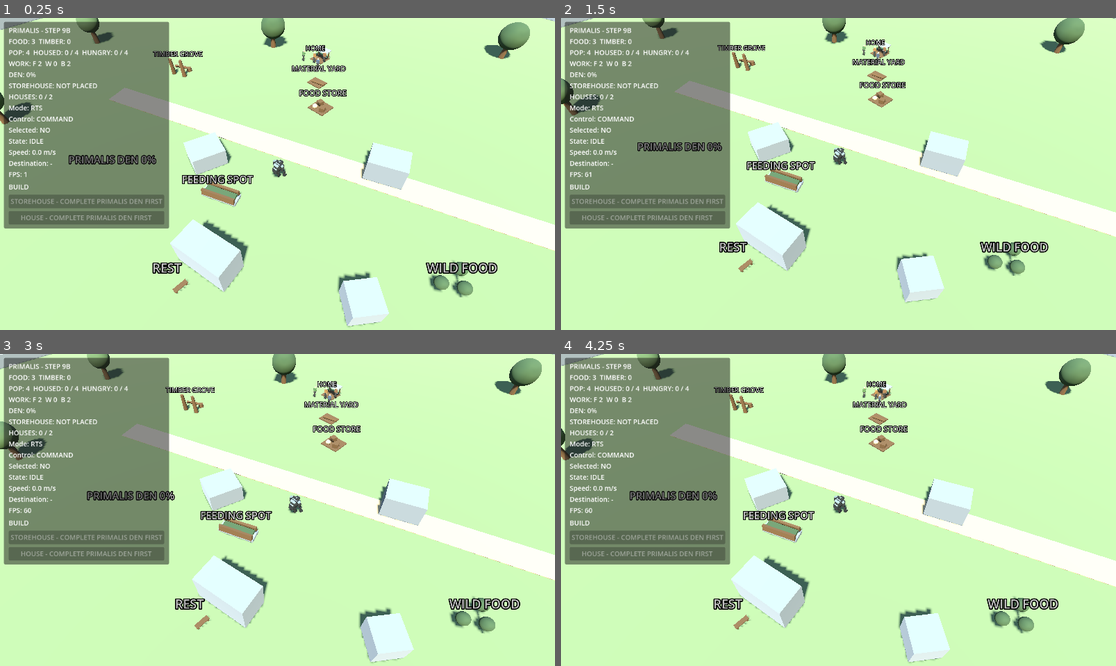
Above: before the commit, frames 1-4 (two rows, left to right).
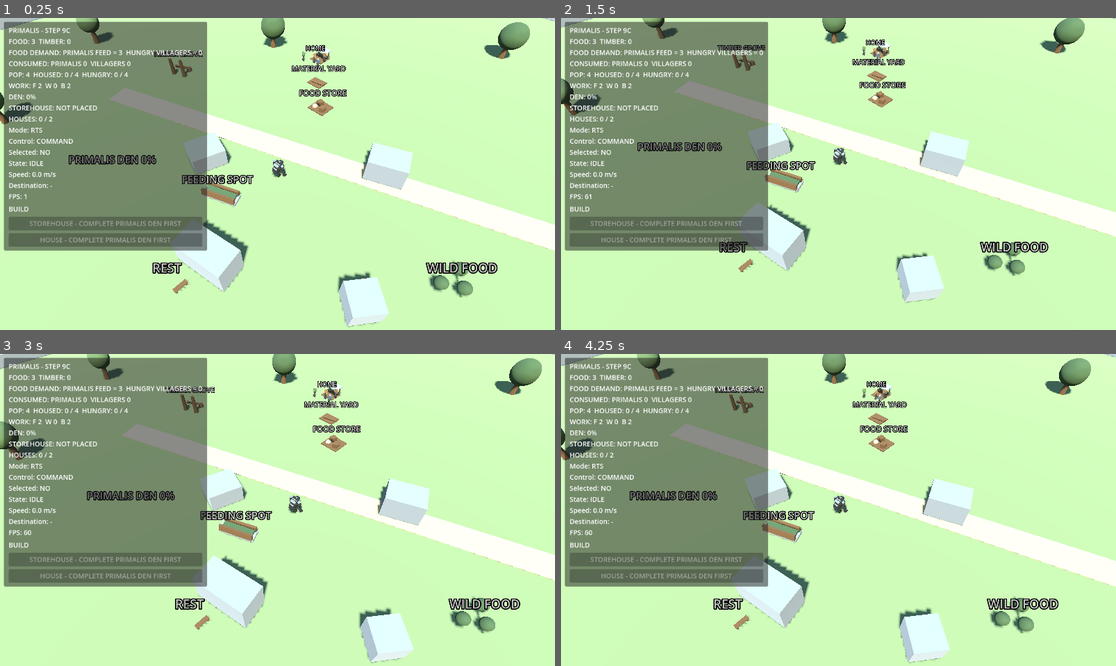
Above: after the commit, the same moments.

Repository: aitoolscian-cpu/primalis-v2
Game: Godot game, scene res://scenes/main.tscn
The game is run twice, just before and just after one commit, with the same random seed, the same clock (stepped at 60 frames per second) and the same inputs.
Inputs (mouse positions are in pixels of both pictures, inside the frame that each line leads up to):
- Up to frame 1 (0.25 s): no input
- Up to frame 2 (1.5 s): tap Enter at 0.5 s; move the mouse to (960, 158) at 0.52 s; hold R (build_rotate) 0.53-1.28 s; tap Space at 1.25 s; move the mouse to (727, 189) at 1.27 s; tap S (camera_backward) at 1.35 s
- Up to frame 3 (3 s): tap Enter at 2 s; move the mouse to (333, 441) at 2.02 s; tap W (camera_forward) at 2.1 s; tap Space at 2.75 s; move the mouse to (249, 572) at 2.77 s; tap A (camera_left) at 2.85 s
- Up to frame 4 (4.25 s): tap Enter at 3.5 s; move the mouse to (1005, 556) at 3.52 s; tap D (camera_right) at 3.6 s

The runs differ from the first frame. In frame 1, 11% of the frame differs, in the area x 0-38%, y 1-75%; in frame 2, 11%; in frame 3, 11%; in frame 4, 11%.

Commit message:
Complete Step 9 shared food pressure

Diff:
--- a/scripts/ui/debug_hud.gd
+++ b/scripts/ui/debug_hud.gd
@@ -1,5 +1,5 @@
 extends CanvasLayer
-## Compact Step 9B settlement/build catalog and entity inspection UI.
+## Compact Step 9C settlement/build catalog and entity inspection UI.
 
 @onready var _info: Label = $Panel/Margin/VBox/InfoLabel
 @onready var _feed_button: Button = $Panel/Margin/VBox/FeedButton
@@ -86,6 +86,10 @@
 		woodcutters = _population.get_job_count(Villager.Job.WOODCUTTER)
 		builders = _population.get_job_count(Villager.Job.BUILDER)
 	var hungry := _population.get_hungry_count() if _population != null else 0
+	var feed_cost := _feeding.feed_cost if _feeding != null else 0
+	var primalis_consumed := _feeding.total_food_consumed if _feeding != null else 0
+	var villagers_consumed := _population.total_food_consumed_by_villagers \
+		if _population != null else 0
 	var housed := _housing.get_housed_count() if _housing != null else 0
 	var den_line := "-"
 	if _den != null:
@@ -101,8 +105,9 @@
 	var active := _build.get_active_project() if _build != null else null
 	if active != null and active.building_id == BuildModeController.HOUSE_ID:
 		houses_line += " (%d%%)" % active.get_percent()
-	return "PRIMALIS - STEP 9B\nFOOD: %d  TIMBER: %d\nPOP: %d  HOUSED: %d / %d  HUNGRY: %d / %d\nWORK: F %d  W %d  B %d\nDEN: %s\nSTOREHOUSE: %s\nHOUSES: %s" % [
-		_food, _timber, population, housed, population, hungry, population,
+	return "PRIMALIS - STEP 9C\nFOOD: %d  TIMBER: %d\nFOOD DEMAND: PRIMALIS FEED = %d  HUNGRY VILLAGERS = %d\nCONSUMED: PRIMALIS %d  VILLAGERS %d\nPOP: %d  HOUSED: %d / %d  HUNGRY: %d / %d\nWORK: F %d  W %d  B %d\nDEN: %s\nSTOREHOUSE: %s\nHOUSES: %s" % [
+		_food, _timber, feed_cost, hungry, primalis_consumed, villagers_consumed,
+		population, housed, population, hungry, population,
 		foragers, woodcutters, builders, den_line, storehouse_line, houses_line]
 
 func _build_mode_text() -> String:
--- /dev/null
+++ b/tests/step9c_headless.gd
@@ -0,0 +1,312 @@
+extends SceneTree
+## Focused Step 9C integration coverage: Primalis and villagers contend for
+## one authoritative Food pool, settle atomically, conserve exactly, and can
+## recover through ordinary Forager work when at least one worker can operate.
+
+var _failures := PackedStringArray()
+var _main: Node
+var _villagers: Array[Villager] = []
+var _population: PopulationManager
+var _resources: SettlementResources
+var _source: FoodSource
+var _feeding: FeedingService
+var _selection: SelectionManager
+var _modes: ControlModeManager
+var _primalis: PrimalisController
+var _food_store: Node3D
+var _feeding_spot: Node3D
+
+func _initialize() -> void:
+	_run()
+
+func _run() -> void:
+	Engine.time_scale = 8.0
+	Engine.max_physics_steps_per_frame = 240
+
+	# T1: both consumers reference one authoritative pool; Primalis may take
+	# the last three Food while a hungry villager is already approaching it.
+	await _load_fresh()
+	var mara := _by_id("VIL_TEST_001")
+	_set_stored_food(3)
+	_source.debug_set_stock(0)
+	var initial := _food_total()
+	mara.set_hunger(70.0)
+	_check(await _await_state(mara, "GOING_TO_EAT"),
+		"T1 hungry villager is approaching shared Food")
+	_place_primalis_at_feeding_spot()
+	_check(_feeding.get("_resources") == _resources
+		and (mara.get_node("AI") as VillagerAI).get("_resources") == _resources,
+		"T1 Primalis and villager use the same SettlementResources instance")
+	_check(_feeding.feed_cost == 3 and _feeding.request_feed(),
+		"T1 Primalis feed request accepts the last 3 Food")
+	_check(await _await_primalis_consumption(3), "T1 Primalis feed completes")
+	_check(await _await_state(mara, "WAITING_FOR_FOOD"),
+		"T1 villager cannot reuse Food consumed by Primalis")
+	_check(_resources.get_food() == 0 and _feeding.total_food_consumed == 3
+		and _population.total_food_consumed_by_villagers == 0
+		and mara.get_hunger() >= 70.0,
+		"T1 last-3 result is exact with hungry villager still waiting")
+	_conservation(initial, "T1")
+
+	# T2: a villager finishes first. The already-started Primalis transaction
+	# revalidates at completion, fails wholly, and never partially spends.
+	await _load_fresh()
+	mara = _by_id("VIL_TEST_001")
+	_set_stored_food(3)
+	_source.debug_set_stock(0)
+	initial = _food_total()
+	_place_at_food_store(mara, Vector3.ZERO)
+	mara.set_hunger(70.0)
+	_check(await _await_state(mara, "EATING"), "T2 villager begins actual meal")
+	_place_primalis_at_feeding_spot()
+	_check(_feeding.request_feed() and await _await_primalis_state("FEEDING"),
+		"T2 Primalis feed starts while 3 Food are available")
+	(mara.get_node("AI") as VillagerAI).set("_timer", 0.05)
+	_primalis.set("_feed_timer", 0.75)
+	_check(await _await_villager_consumption(1), "T2 villager atomically spends first")
+	_check(await _await_primalis_state("IDLE"), "T2 Primalis transaction finishes cleanly")
+	_check(_resources.get_food() == 2 and _feeding.total_food_consumed == 0
+		and _population.total_food_consumed_by_villagers == 1
+		and is_equal_approx(_primalis.get_hunger(), 60.0),
+		"T2 villager leaves 2; Primalis feed has no partial spend or benefit")
+	_conservation(initial, "T2")
+
+	# T3: reverse near-completion race, followed by the four-Food/two-villager
+	# ordering. Only transactions that can pay in full report success.
+	await _load_fresh()
+	mara = _by_id("VIL_TEST_001")
+	_set_stored_food(3)
+	_source.debug_set_stock(0)
+	initial = _food_total()
+	_place_at_food_store(mara, Vector3.ZERO)
+	mara.set_hunger(70.0)
+	_check(await _await_state(mara, "EATING"), "T3A villager meal is nearly complete")
+	_place_primalis_at_feeding_spot()
+	_check(_feeding.request_feed() and await _await_primalis_state("FEEDING"),
+		"T3A Primalis feed is also nearly complete")
+	_primalis.set("_feed_timer", 0.05)
+	(mara.get_node("AI") as VillagerAI).set("_timer", 0.75)
+	_check(await _await_primalis_consumption(3), "T3A Primalis wins completion ordering")
+	_check(await _await_state(mara, "WAITING_FOR_FOOD"),
+		"T3A losing villager reports no phantom meal")
+	_check(_resources.get_food() == 0 and _feeding.total_food_consumed == 3
+		and _population.total_food_consumed_by_villagers == 0,
+		"T3A final stock and accounting are exact")
+	_conservation(initial, "T3A")
+
+	await _load_fresh()
+	mara = _by_id("VIL_TEST_001")
+	var tomas := _by_id("VIL_TEST_002")
+	_set_stored_food(4)
+	_source.debug_set_stock(0)
+	initial = _food_total()
+	_place_at_food_store(mara, Vector3(-0.25, 0.0, 0.0))
+	_place_at_food_store(tomas, Vector3(0.25, 0.0, 0.0))
+	mara.set_hunger(70.0)
+	tomas.set_hunger(70.0)
+	_check(await _await_state(mara, "EATING") and await _await_state(tomas, "EATING"),
+		"T3B two hungry villagers contend with Primalis")
+	_place_primalis_at_feeding_spot()
+	_check(_feeding.request_feed() and await _await_primalis_state("FEEDING"),
+		"T3B Primalis joins four-Food contention")
+	(mara.get_node("AI") as VillagerAI).set("_timer", 0.05)
+	_primalis.set("_feed_timer", 0.45)
+	(tomas.get_node("AI") as VillagerAI).set("_timer", 0.85)
+	_check(await _await_villager_consumption(1), "T3B first villager spends one Food")
+	_check(await _await_primalis_consumption(3), "T3B Primalis then spends the remaining three")
+	_check(await _await_state(tomas, "WAITING_FOR_FOOD"),
+		"T3B second villager loses safely")
+	_check(_resources.get_food() == 0 and _feeding.total_food_consumed == 3
+		and _population.total_food_consumed_by_villagers == 1,
+		"T3B no negative stock, duplicate spend, or phantom success")
+	_conservation(initial, "T3B")
+
+	# T4: scarcity recovers naturally while Primalis is possessed, provided
+	# one non-hungry Forager remains able to perform the ordinary job loop.
+	await _load_fresh()
+	_source.debug_set_stock(3)
+	_set_stored_food(0)
+	initial = _food_total()
+	mara = _by_id("VIL_TEST_001")
+	var waiters: Array[Villager] = []
+	for villager in _villagers:
+		if villager != mara:
+			villager.set_hunger(70.0)
+			waiters.append(villager)
+	_check(await _await_waiting_count(3), "T4 three villagers wait at Food=0")
+	var saw_positive_deposit := [false]
+	_resources.food_changed.connect(func(amount: int) -> void:
+		if amount > 0:
+			saw_positive_deposit[0] = true)
+	var nodes_before := get_node_count()
+	_selection.select(_primalis)
+	_modes.toggle_possession()
+	_check(_modes.is_direct(), "T4 Primalis possession active during scarcity")
+	_check(await _await_villager_consumption(1, 6000),
+		"T4 actual Forager deposit lets a waiting villager eat")
+	var resumed := false
+	for villager in waiters:
+		if await _await_not_meal(villager, 1200):
+			resumed = true
+			break
+	_check(saw_positive_deposit[0], "T4 new Food arrived through ordinary Forager behavior")
+	_check(resumed, "T4 fed worker returns to the assigned job")
+	_check(_modes.is_direct() and get_node_count() == nodes_before,
+		"T4 settlement simulation and node count remain stable during possession")
+	_conservation(initial, "T4")
+	_modes.toggle_possession()
+
+	# T5: report the real edge case without adding rescue rules. If everyone
+	# is already waiting, changing a waiter's job cannot make that worker eat.
+	await _load_fresh()
+	_source.debug_set_stock(3)
+	_set_stored_food(0)
+	for villager in _villagers:
+		_population.assign_job(villager, Villager.Job.BUILDER)
+		villager.set_hunger(70.0)
+	_check(_population.get_job_count(Villager.Job.FORAGER) == 0
+		and await _await_waiting_count(4), "T5 zero-Forager village reaches all-waiting state")
+	var source_locked := _source.get_remaining()
+	for i in 120:
+		await physics_frame
+	_check(_resources.get_food() == 0 and _source.get_remaining() == source_locked,
+		"T5 no Food appears while every villager waits")
+	mara = _by_id("VIL_TEST_001")
+	_population.assign_job(mara, Villager.Job.FORAGER)
+	for i in 120:
+		await physics_frame
+	_check(mara.job == Villager.Job.FORAGER and mara.get_state_name() == "WAITING_FOR_FOOD"
+		and _resources.get_food() == 0 and _source.get_remaining() == source_locked,
+		"T5 reassignment alone cannot break the complete hungry-village lock")
+	_conservation(source_locked, "T5")
+
+	_finish()
+
+func _load_fresh() -> void:
+	if _main != null and is_instance_valid(_main):
+		_main.queue_free()
+		for i in 5:
+			await physics_frame
+	var packed: PackedScene = load("res://scenes/main.tscn")
+	_main = packed.instantiate()
+	root.add_child(_main)
+	for i in 12:
+		await physics_frame
+	_population = get_first_node_in_group("population_manager") as PopulationManager
+	_resources = get_first_node_in_group("settlement_resources") as SettlementResources
+	_source = get_first_node_in_group("food_source") as FoodSource
+	_feeding = get_first_node_in_group("feeding_service") as FeedingService
+	_selection = get_first_node_in_group("selection_manager") as SelectionManager
+	_modes = get_first_node_in_group("control_mode_manager") as ControlModeManager
+	_primalis = get_first_node_in_group("primalis") as PrimalisController
+	_food_store = _main.get_node("TestWorld/Anchors/FoodStore") as Node3D
+	_feeding_spot = _main.get_node("TestWorld/Anchors/FeedingSpot") as Node3D
+	_villagers.clear()
+	for node in get_nodes_in_group("villager"):
+		_villagers.append(node as Villager)
+	_villagers.sort_custom(func(a: Villager, b: Villager) -> bool:
+		return a.villager_id < b.villager_id)
+	for villager in _villagers:
+		(villager.get_node("Hunger") as VillagerHunger).hunger_rate = 0.0
+		villager.set_hunger(0.0)
+	var primalis_hunger := _primalis.get_hunger_node()
+	primalis_hunger.rate_per_second = 0.0
+	primalis_hunger.hunger = 60.0
+
+func _by_id(villager_id: String) -> Villager:
+	for villager in _villagers:
+		if villager.villager_id == villager_id:
+			return villager
+	return null
+
+func _place_at_food_store(villager: Villager, offset: Vector3) -> void:
+	villager.global_position = _food_store.global_position + offset
+	villager.velocity = Vector3.ZERO
+
+func _place_primalis_at_feeding_spot() -> void:
+	_primalis.global_position = _feeding_spot.global_position
+	_primalis.velocity = Vector3.ZERO
+
+func _await_state(villager: Villager, expected: String, max_ticks := 4000) -> bool:
+	for i in max_ticks:
+		await physics_frame
+		if villager.get_state_name() == expected:
+			return true
+	return false
+
+func _await_not_meal(villager: Villager, max_ticks := 4000) -> bool:
+	for i in max_ticks:
+		await physics_frame
+		if villager.get_state_name() not in ["GOING_TO_EAT", "EATING", "WAITING_FOR_FOOD"]:
+			return true
+	return false
+
+func _await_waiting_count(expected: int, max_ticks := 4000) -> bool:
+	for i in max_ticks:
+		await physics_frame
+		var count := 0
+		for villager in _villagers:
+			if villager.get_state_name() == "WAITING_FOR_FOOD":
+				count += 1
+		if count >= expected:
+			return true
+	return false
+
+func _await_primalis_state(expected: String, max_ticks := 4000) -> bool:
+	for i in max_ticks:
+		await physics_frame
+		if _primalis.get_state_name() == expected:
+			return true
+	return false
+
+func _await_primalis_consumption(expected: int, max_ticks := 4000) -> bool:
+	for i in max_ticks:
+		await physics_frame
+		if _feeding.total_food_consumed >= expected:
+			return true
+	return false
+
+func _await_villager_consumption(expected: int, max_ticks := 4000) -> bool:
+	for i in max_ticks:
+		await physics_frame
+		if _population.total_food_consumed_by_villagers >= expected:
+			return true
+	return false
+
+func _set_stored_food(amount: int) -> void:
+	while _resources.get_food() > amount:
+		_resources.try_spend_food(1)
+	if _resources.get_food() < amount:
+		_resources.add_food(amount - _resources.get_food())
+
+func _carried_food_total() -> int:
+	var total := 0
+	for villager in _villagers:
+		total += villager.carried_food
+	return total
+
+func _food_total() -> int:
+	return _source.get_remaining() + _resources.get_food() \
+		+ _feeding.total_food_consumed \
+		+ _population.total_food_consumed_by_villagers + _carried_food_total()
+
+func _conservation(expected: int, label: String) -> void:
+	var actual := _food_total()
+	_check(actual == expected,
+		"%s exact Food conservation: source+stored+Primalis+villagers+carried == %d (got %d)" % [
+			label, expected, actual])
+
+func _check(condition: bool, label: String) -> void:
+	if condition:
+		print("PASS  ", label)
+	else:
+		print("FAIL  ", label)
+		_failures.append(label)
+
+func _finish() -> void:
+	if _failures.is_empty():
+		print("STEP9C HEADLESS: ALL PASS")
+		quit(0)
+	else:
+		print("STEP9C HEADLESS: %d FAILURE(S)" % _failures.size())
+		quit(1)
Not shown, added: tests/step9c_headless.gd.uid
